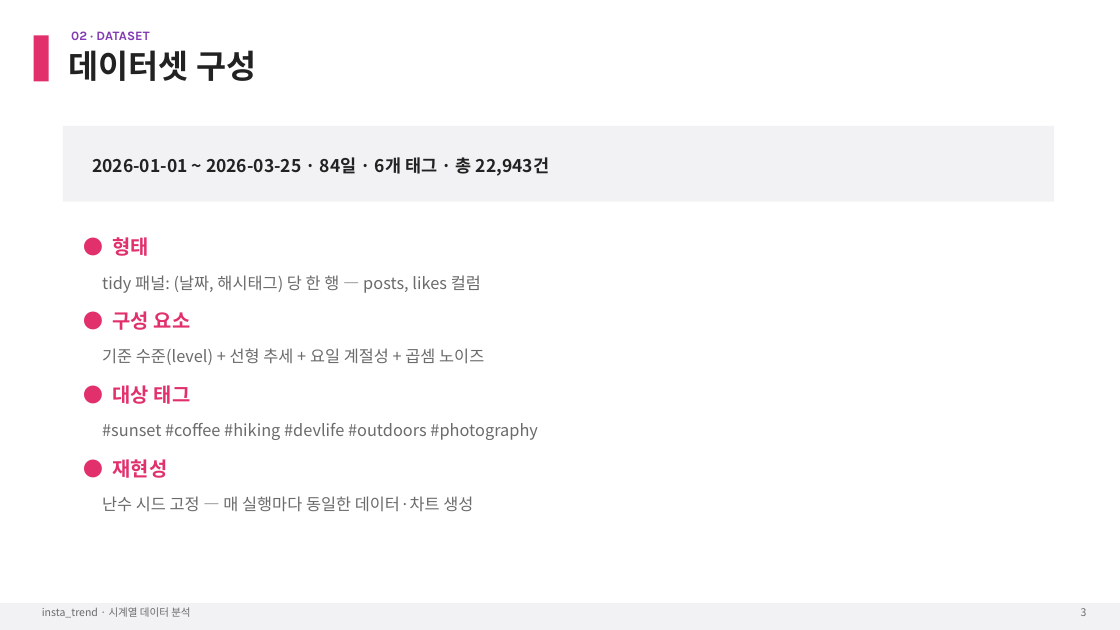
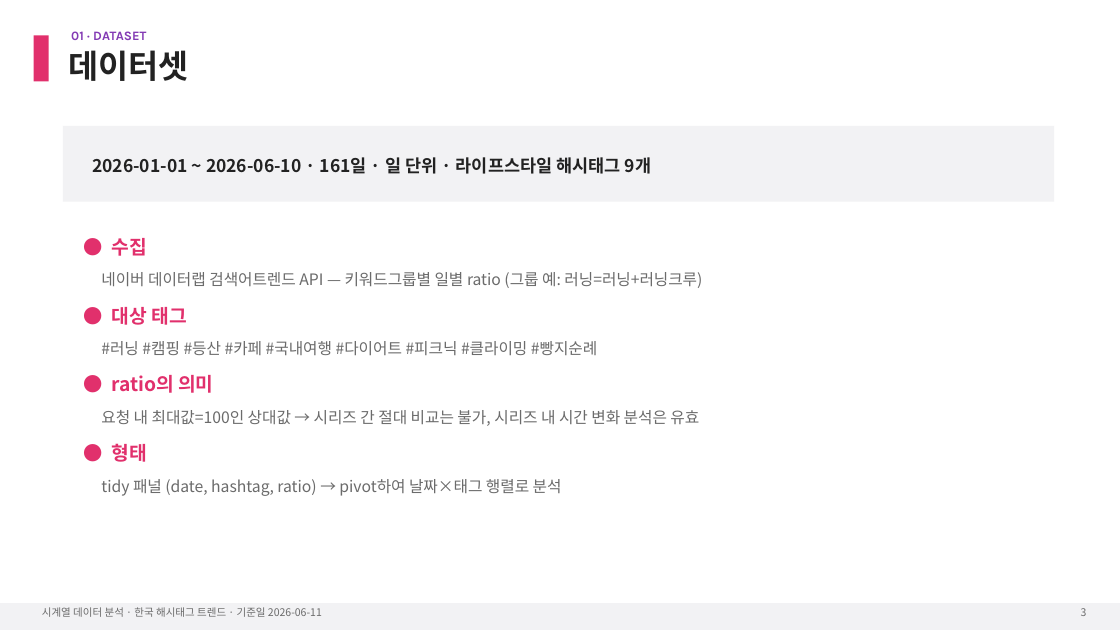
Before and after one commit to iluv4/insta_trend, a slide deck: slide 4 of presentation/insta_trend_timeseries.pptx. Drawn at 1120x630 pixels with LibreOffice and Linux fonts; fonts in the diff are those of the drawing. Boxes give left, top, right and bottom in pixels: in the first picture for what was removed or moved away, otherwise in the second. Text is boxed around its words. In the diff, an @@ line names an element or a change of style, - is before the commit and + after.

```diff
--- a/presentation/insta_trend_timeseries.pptx
+++ b/presentation/insta_trend_timeseries.pptx
@@ text at (69,50,189,81): text changed @@
-데이터셋 구성
+데이터셋
@@ text at (71,31,146,40): text changed @@
-02 · DATASET
+01 · DATASET
@@ text at (92,157,651,174): text changed @@
-2026-01-01 ~ 2026-03-25 · 84일 · 6개 태그 · 총 22,943건
+2026-01-01 ~ 2026-06-10 · 161일 · 일 단위 · 라이프스타일 해시태그 9개
@@ text at (101,238,702,426): paragraphs added @@
+● 수집
+네이버 데이터랩 검색어트렌드 API — 키워드그룹별 일별 ratio (그룹 예: 러닝=러닝+러닝크루)
+● 대상 태그
+#러닝 #캠핑 #등산 #카페 #국내여행 #다이어트 #피크닉 #클라이밍 #빵지순례
+● ratio의 의미
+요청 내 최대값=100인 상대값 → 시리즈 간 절대 비교는 불가, 시리즈 내 시간 변화 분석은 유효
@@ text at (112,443,147,462): size 17 to 16.5 pt in "● 형태"; less space between paragraphs @@
@@ text at (101,479,562,496): text changed; size 14 to 13.5 pt @@
-tidy 패널: (날짜, 해시태그) 당 한 행 — posts, likes 컬럼
-● 구성 요소
-기준 수준(level) + 선형 추세 + 요일 계절성 + 곱셈 노이즈
-● 대상 태그
-#sunset #coffee #hiking #devlife #outdoors #photography
-● 재현성
-난수 시드 고정 — 매 실행마다 동일한 데이터·차트 생성
+tidy 패널 (date, hashtag, ratio) → pivot하여 날짜×태그 행렬로 분석
@@ text at (42,607,322,617): text changed @@
-insta_trend · 시계열 데이터 분석
+시계열 데이터 분석 · 한국 해시태그 트렌드 · 기준일 2026-06-11
```
Also in this commit, not shown: 11 other slides changed, 12 slides added, 2 slides removed, 14 other files.
